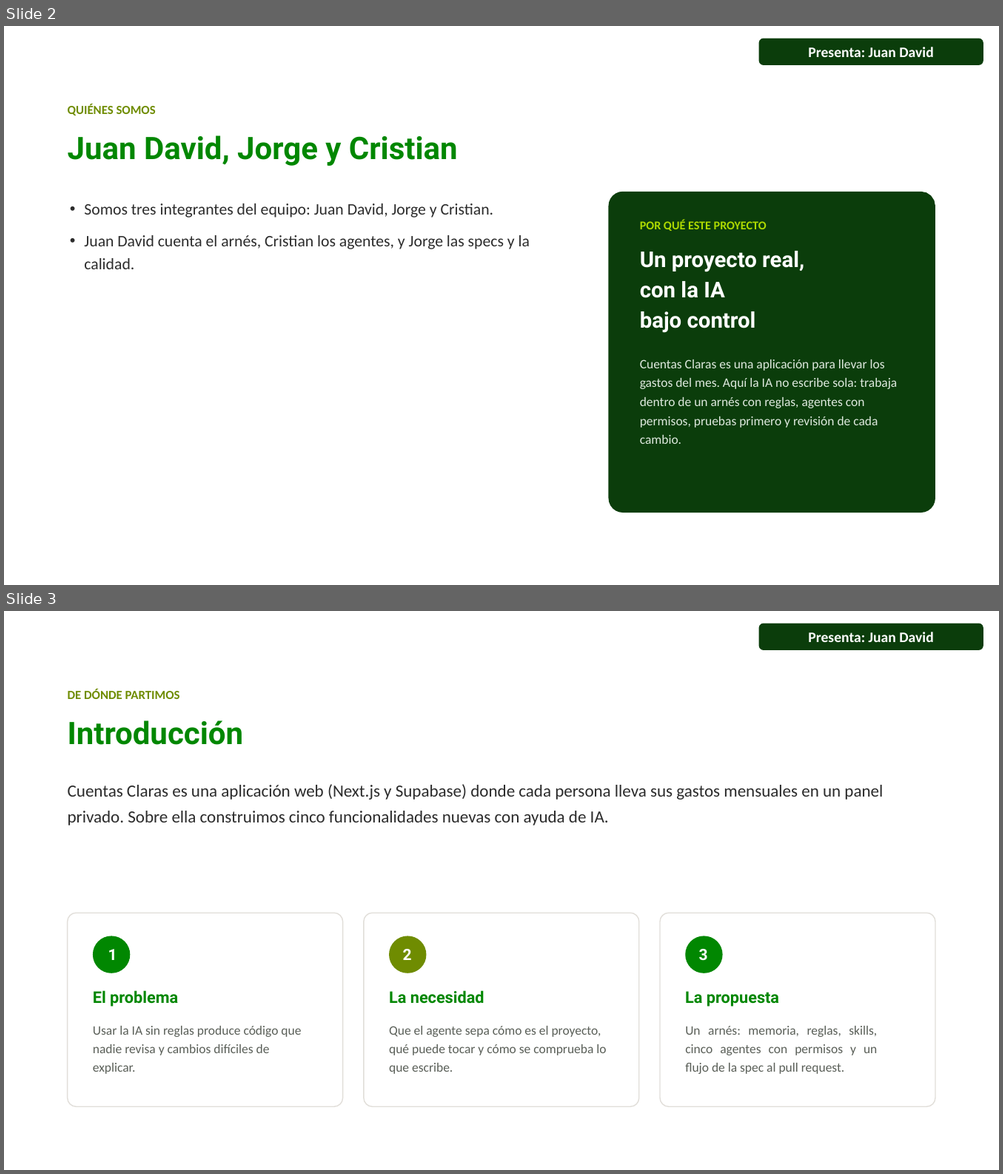
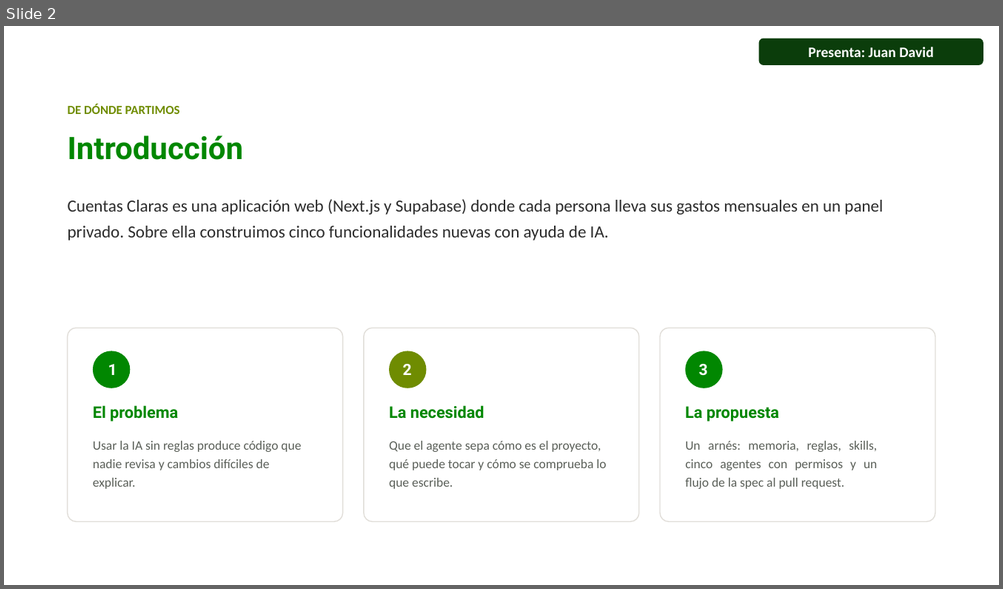
Before and after one commit to juandadevp/cuentasclaras, a slide deck: docs/Exposicion_Cuentas_Claras_con_responsables.pptx. Shown one above the other, each under a label of ours: slides 2 and 3 before the commit, slide 2 after it. The pictures are 1003x1174 and 1003x589 pixels, drawn with LibreOffice and Linux fonts; fonts in the diff are those of the drawing; background and template pictures are left out. Boxes give left, top, right and bottom in pixels: in the first picture for what was removed or moved away, otherwise in the second. Text is boxed around its words. In the diff, an @@ line names an element or a change of style, - is before the commit and + after.

```diff
--- a/docs/Exposicion_Cuentas_Claras_con_responsables.pptx
+++ b/docs/Exposicion_Cuentas_Claras_con_responsables.pptx
@@ slide 2 removed at box(4, 26, 999, 585), background picture (left out) @@
@@ rounded rectangle removed at box(759, 38, 984, 64) @@
-Presenta: Juan David
@@ text removed at box(68, 104, 156, 116) @@
-QUIÉNES SOMOS
@@ title removed at box(68, 136, 458, 166) @@
-Juan David, Jorge y Cristian
@@ freeform shape removed at box(609, 192, 935, 513) @@
@@ text removed at box(84, 204, 529, 269) @@
-• Somos tres integrantes del equipo: Juan David, Jorge y Cristian.
-• Juan David cuenta el arnés, Cristian los agentes, y Jorge las specs y la calidad.
@@ text removed at box(640, 220, 766, 231) @@
-POR QUÉ ESTE PROYECTO
@@ text removed at box(640, 251, 804, 333) @@
-Un proyecto real,
-con la IA
-bajo control
@@ text removed at box(640, 360, 896, 444) @@
-Cuentas Claras es una aplicación para llevar los gastos del mes. Aquí la IA no escribe sola: trabaja dentro de un arnés con reglas, agentes con permisos, pruebas primero y revisión de cada cambio.
@@ what was slide 3 is now slide 2 @@
```
Also in this commit, not shown: 5 slides changed, 2 slides added, 1 other file.
